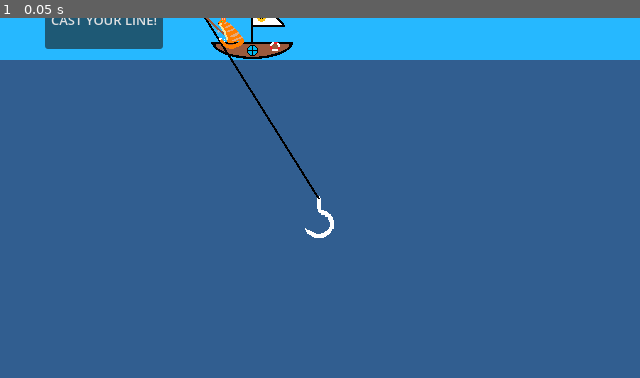
Above: before the commit, frame 1.
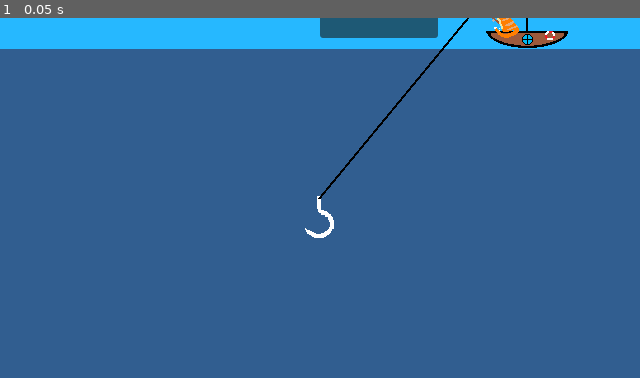
Above: after the commit, the same moment.

Repository: ethan-hawksley/cat-fishing-frenzy
Game: Godot game, scene res://main.tscn
The game is run twice, just before and just after one commit, with the same random seed, the same clock (stepped at 60 frames per second) and the same inputs.
Inputs:
- Up to frame 1 (0.05 s): no input

The runs differ from the first frame. In frame 1, 7.2% of the frame differs, in the area x 0-100%, y 0-51%.

Commit message:
Update main.tscn

Diff:
--- a/main.tscn
+++ b/main.tscn
@@ -19,7 +19,7 @@
 texture = ExtResource("1_ig7tw")
 
 [node name="Hook" type="Sprite2D" parent="." unique_id=1651323550]
-position = Vector2(50, 136)
+position = Vector2(-225, 147)
 texture = ExtResource("2_0xm2m")
 offset = Vector2(12, 30)
 
